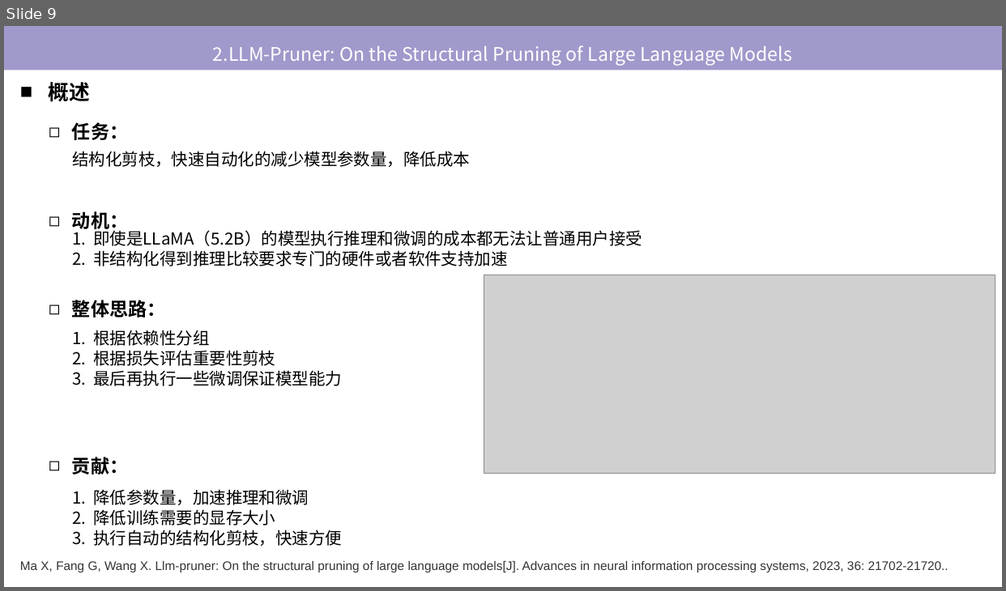
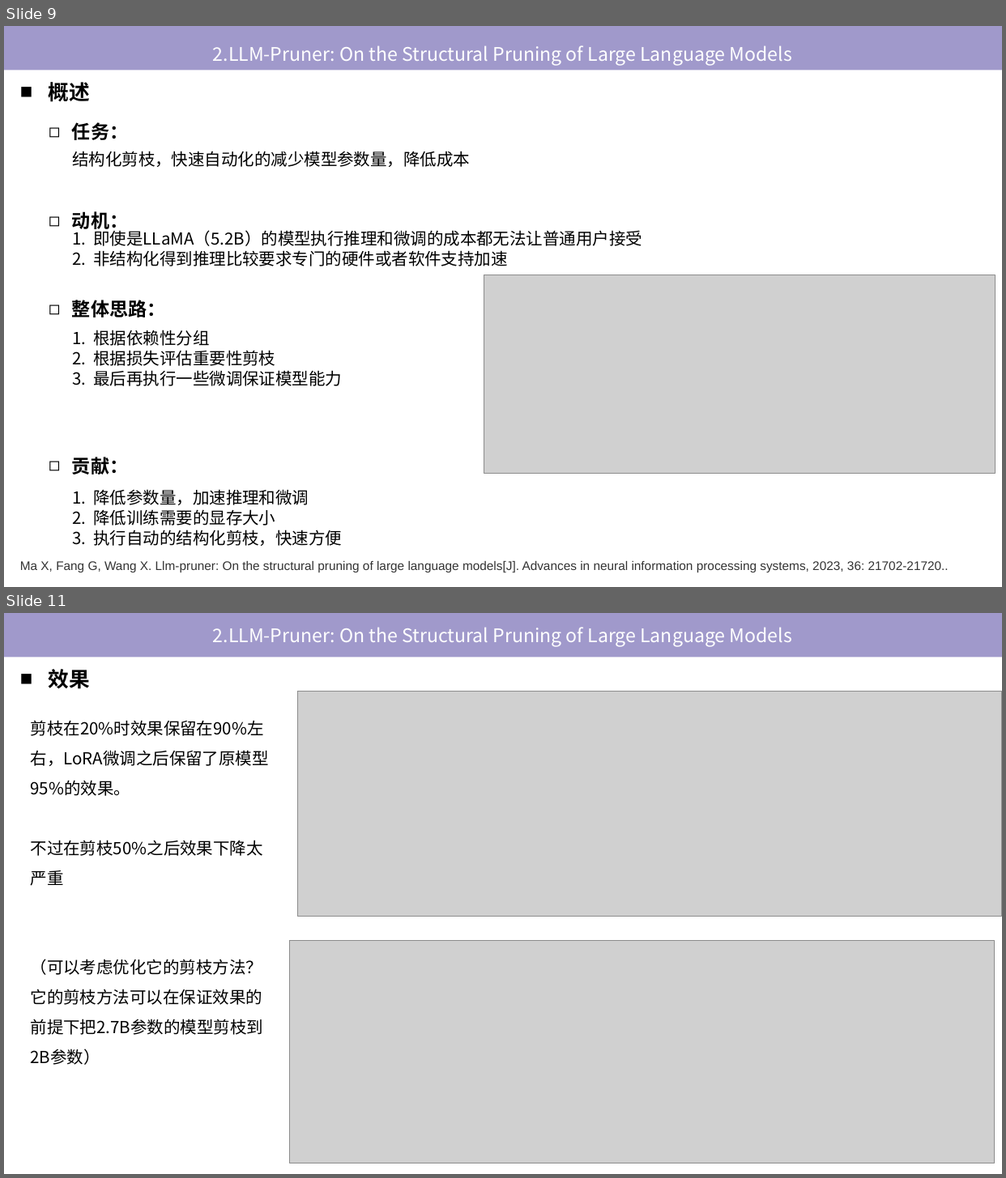
Before and after one commit to tj-messi/cv-computer-visual-tj, a slide deck: 0.组会记录/2024-11-14/report-2024-11-14.pptx. Shown one above the other, each under a label of ours: slide 9 before the commit, slides 9 and 11 after it; the slides between them are not shown. The pictures are 1006x591 and 1006x1178 pixels, drawn with LibreOffice and Linux fonts; fonts in the diff are those of the drawing; grey boxes stand for pictures. Boxes give left, top, right and bottom in pixels: in the first picture for what was removed or moved away, otherwise in the second. Text is boxed around its words. In the diff, an @@ line names an element or a change of style, - is before the commit and + after.

```diff
--- a/0.组会记录/2024-11-14/report-2024-11-14.pptx
+++ b/0.组会记录/2024-11-14/report-2024-11-14.pptx
@@ slide 11 added at (4,613,1002,1174), background #FFFFFF @@
@@ rectangle added at (4,613,1002,658), fill #A099CB, 18 pt, text #FFFFFF @@
+2.LLM-Pruner: On the Structural Pruning of Large Language Models
@@ text added at (48,669,89,689), 20 pt, text #000000, bold @@
+■ 效果
@@ picture added at (297,692,1002,917) @@
@@ text added at (31,720,269,1035), 16 pt, text #000000 @@
+剪枝在20%时效果保留在90%左右，LoRA微调之后保留了原模型95%的效果。
+不过在剪枝50%之后效果下降太严重
+（可以考虑优化它的剪枝方法？它的剪枝方法可以在保证效果的前提下把2.7B参数的模型剪枝到2B参数）
@@ picture added at (289,941,995,1163) @@
```
Also in this commit, not shown: 1 slide changed, 1 other slide added.
